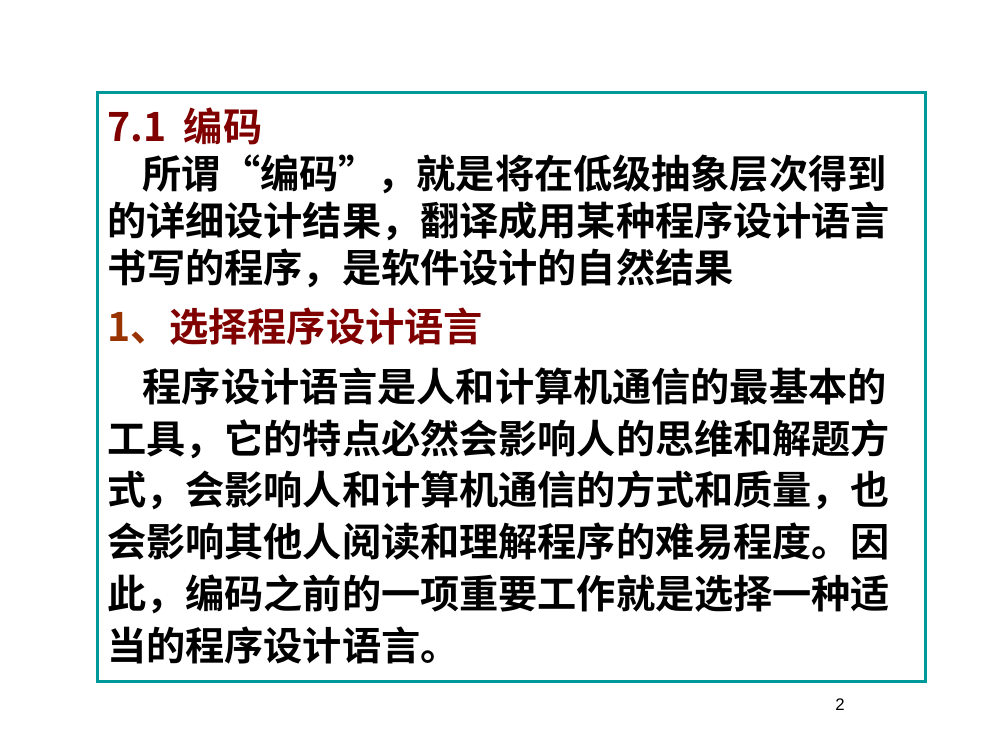
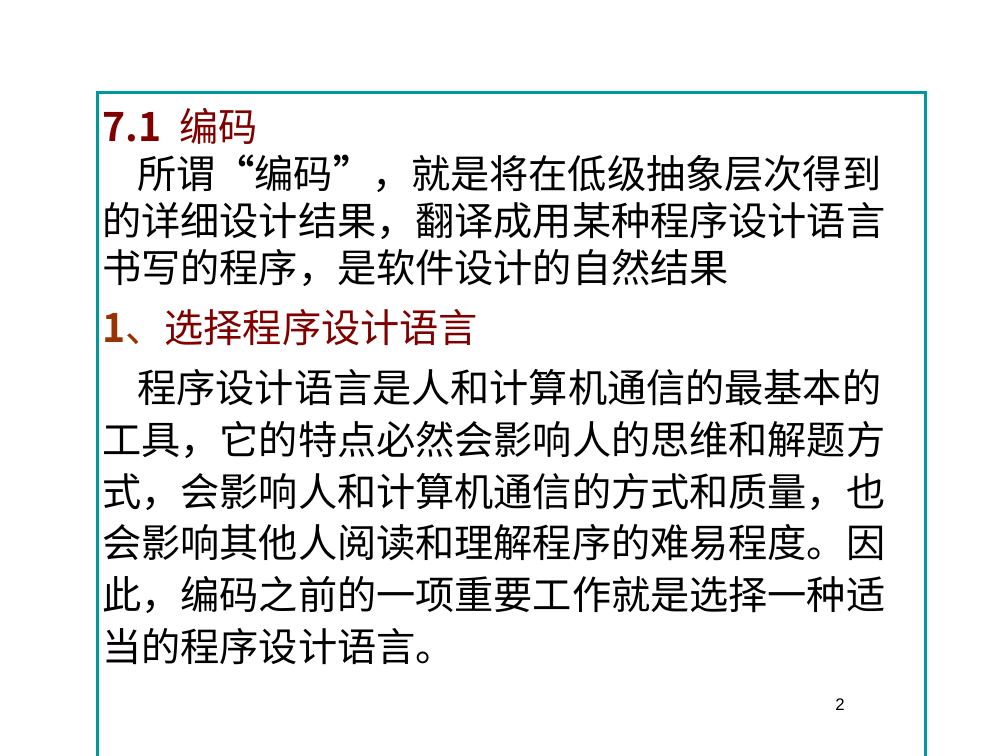
Before and after one commit to 3d-fishing/3D-app, a slide deck: slide 2 of 软件工程基础7.1.pptx. Drawn at 1008x756 pixels with LibreOffice and Linux fonts; fonts in the diff are those of the drawing; background and template pictures are left out. Boxes give left, top, right and bottom in pixels: in the first picture for what was removed or moved away, otherwise in the second. Text is boxed around its words. In the diff, an @@ line names an element or a change of style, - is before the commit and + after.

```diff
--- a/软件工程基础7.1.pptx
+++ b/软件工程基础7.1.pptx
@@ rectangle "7.1 编码": place and size @@
-rectangle "7.1 编码" at (98,93,925,682)
+rectangle "7.1 编码" at (98,93,925,756)
@@ rectangle "7.1 编码" at (98,93,925,756): font Noto Sans CJK JP to Noto Sans CJK SC, bold off @@
```
Also in this commit, not shown: 30 other slides changed, 5 slides added, 2 slides removed.
